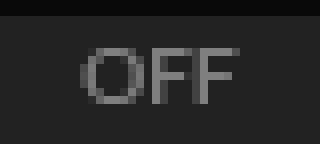
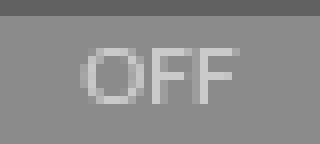
Layered file, before and after one edit (320x144). Changes by layer:
"OFF": opacity 30% → 50% over [80, 48, 240, 104]
painted on "Rectangle 5" over [0, 0, 320, 144]
